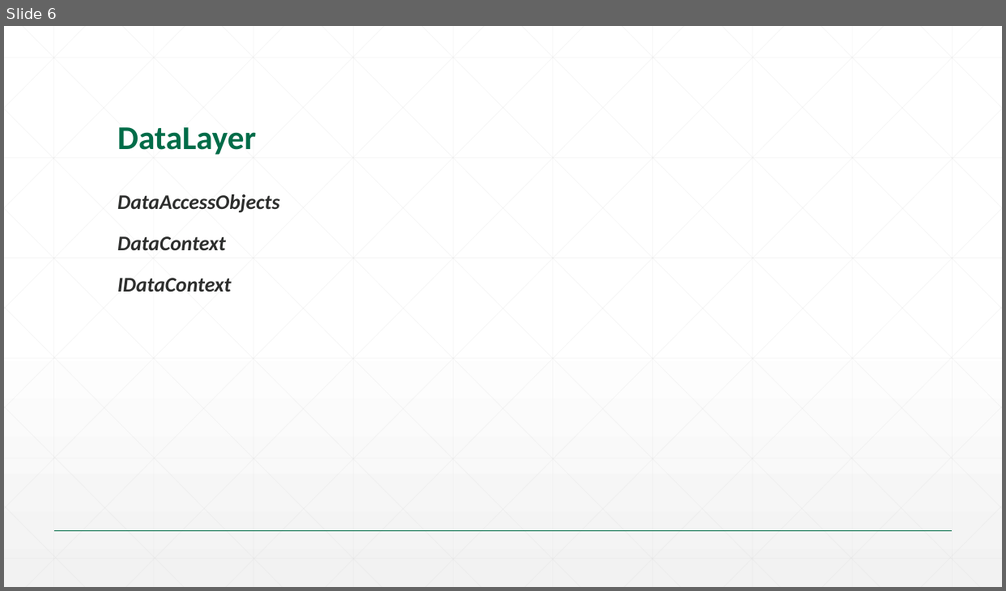
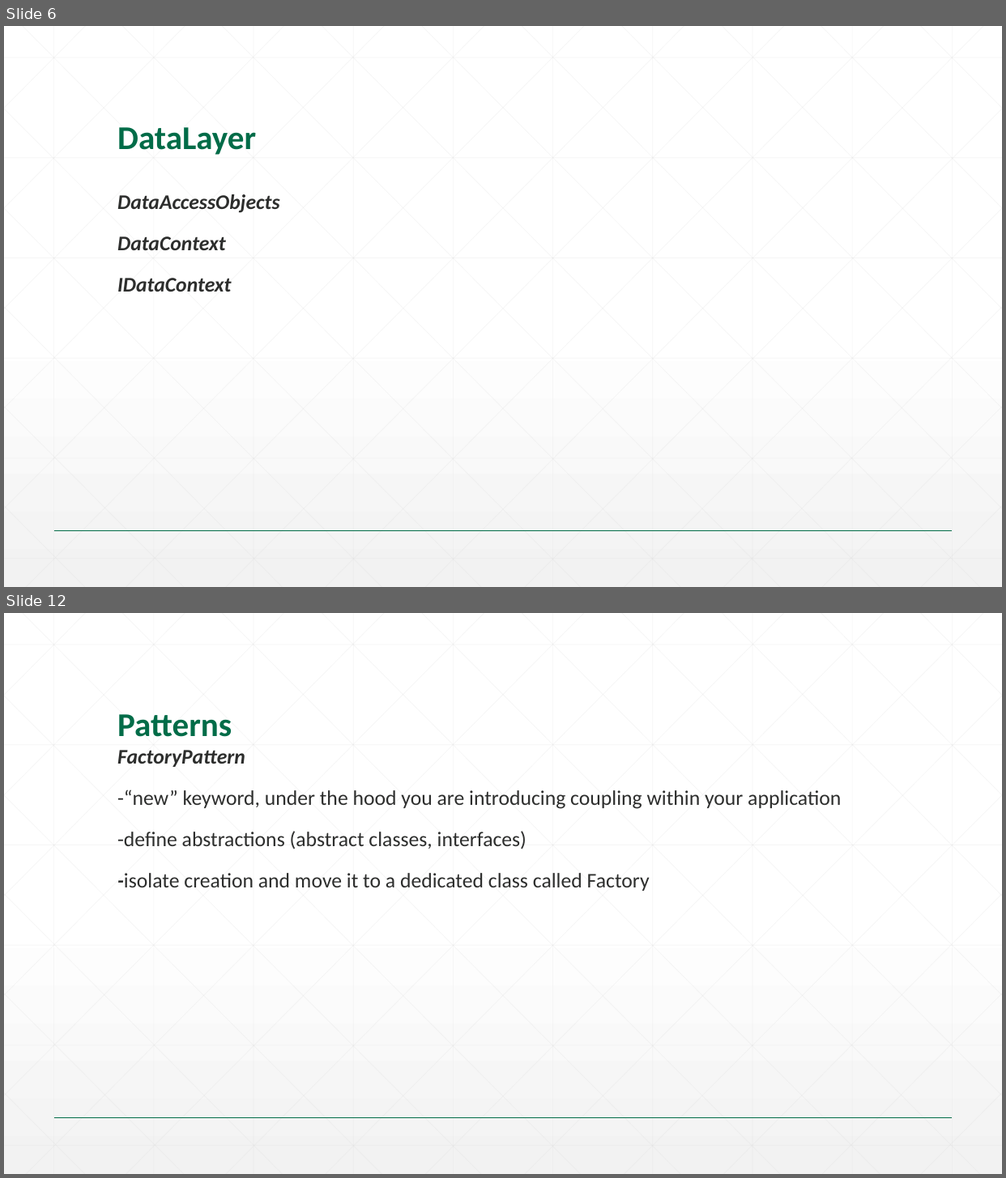
Before and after one commit to dragica/svs-talent-2015, a slide deck: 04-SPA/Slides/01.02-Seavus Talent Program_SPA.pptx. Shown one above the other, each under a label of ours: slide 6 before the commit, slides 6 and 12 after it; the slides between them are not shown. The pictures are 1006x591 and 1006x1178 pixels, drawn with LibreOffice and Linux fonts; fonts in the diff are those of the drawing; background and template pictures are left out. Boxes give left, top, right and bottom in pixels: in the first picture for what was removed or moved away, otherwise in the second. Text is boxed around its words. In the diff, an @@ line names an element or a change of style, - is before the commit and + after.

```diff
--- a/04-SPA/Slides/01.02-Seavus Talent Program_SPA.pptx
+++ b/04-SPA/Slides/01.02-Seavus Talent Program_SPA.pptx
@@ slide 12 added at bbox=[4, 613, 1002, 1174], background gradient #FFFFFF to #F2F2F2; not listed: 47 template elements that a slide beside it also shows @@
@@ title added at bbox=[117, 714, 232, 737], 32 pt, text #016C48, bold @@
+Patterns
@@ text added at bbox=[117, 750, 841, 891], 20 pt, text #2D2E2D @@
+FactoryPattern
+-“new” keyword, under the hood you are introducing coupling within your application
+-define abstractions (abstract classes, interfaces)
+-isolate creation and move it to a dedicated class called Factory
```
Also in this commit, not shown: 1 slide changed, 15 other slides added, 3 other files.
